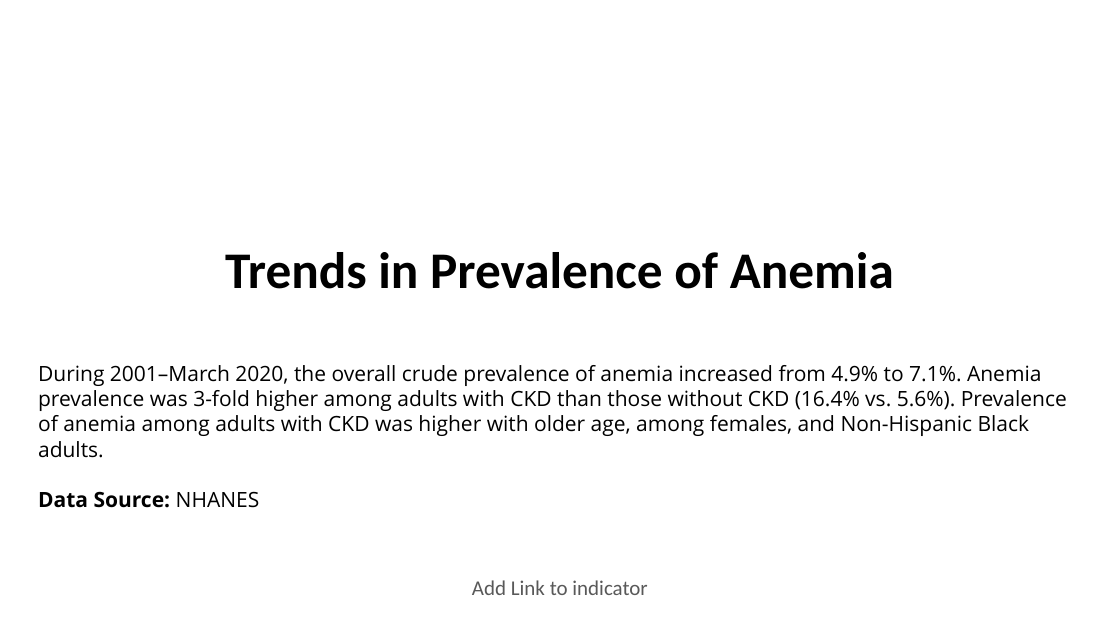
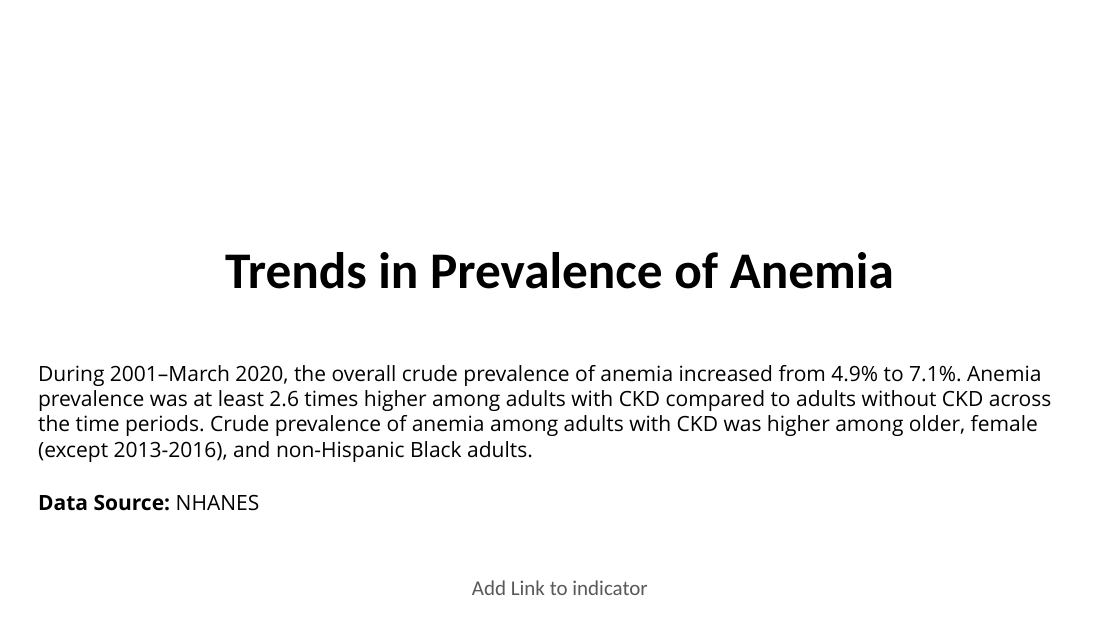
Before and after one commit to CDCgov/nccdphp-ddt-kdss, a slide deck: slide 1 of CKDSurveillance/PPT/Q808.pptx. Drawn at 1120x630 pixels with LibreOffice and Linux fonts; fonts in the diff are those of the drawing; background and template pictures are left out. Boxes give left, top, right and bottom in pixels: in the first picture for what was removed or moved away, otherwise in the second. Text is boxed around its words. In the diff, an @@ line names an element or a change of style, - is before the commit and + after.

```diff
--- a/CKDSurveillance/PPT/Q808.pptx
+++ b/CKDSurveillance/PPT/Q808.pptx
@@ text at [38,365,1052,462]: text changed @@
-During 2001–March 2020, the overall crude prevalence of anemia increased from 4.9% to 7.1%. Anemia prevalence was 3-fold higher among adults with CKD than those without CKD (16.4% vs. 5.6%). Prevalence of anemia among adults with CKD was higher with older age, among females, and Non-Hispanic Black adults.
+During 2001–March 2020, the overall crude prevalence of anemia increased from 4.9% to 7.1%. Anemia prevalence was at least 2.6 times higher among adults with CKD compared to adults without CKD across the time periods. Crude prevalence of anemia among adults with CKD was higher among older, female (except 2013-2016), and non-Hispanic Black adults.
```
Also in this commit, not shown: 5 other slides changed, 2 other files.
